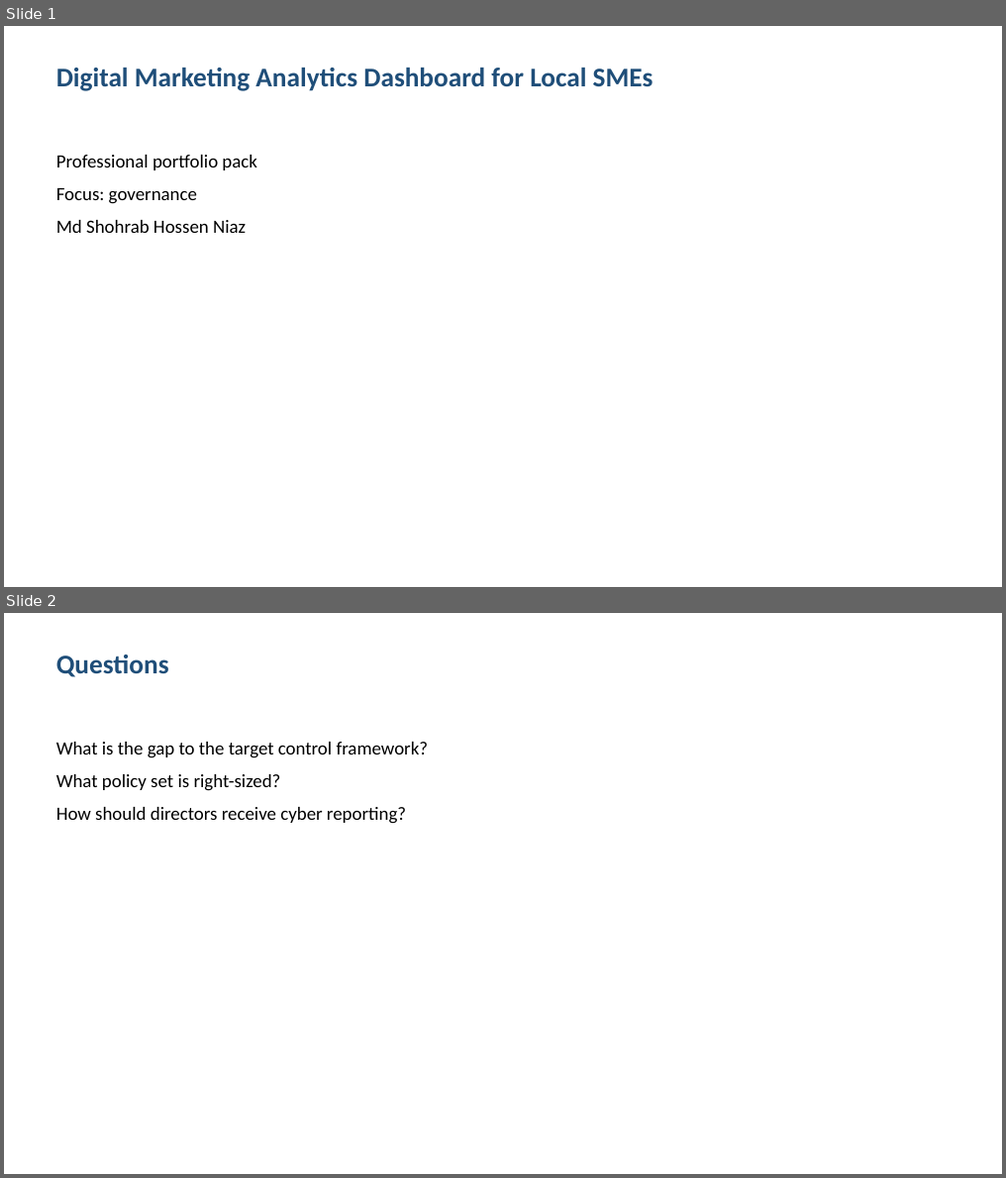
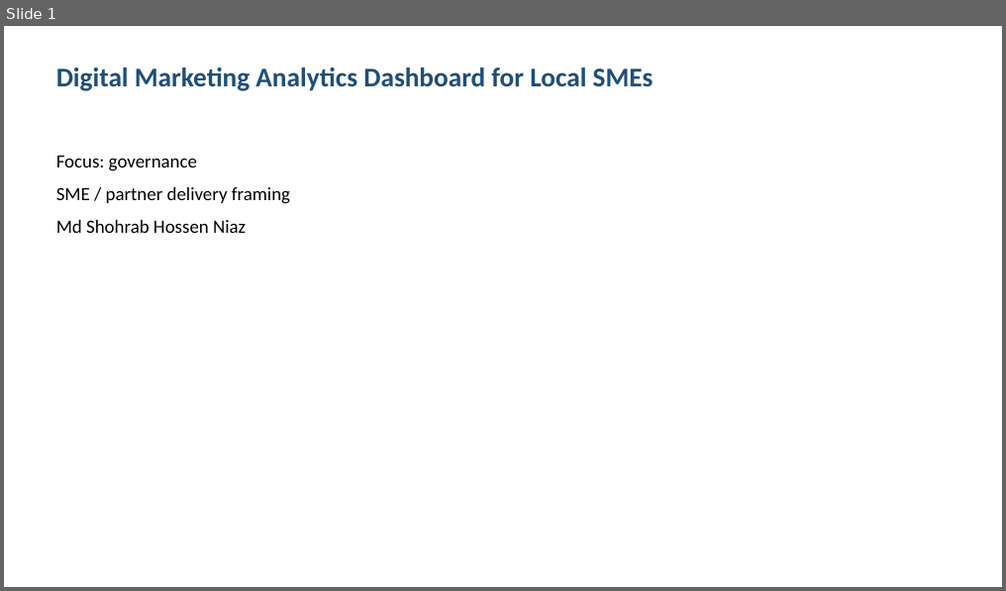
Before and after one commit to shohrabniaz/local-sme-marketing-analytics, a slide deck: Final_Submission/02_Presentation.pptx. Shown one above the other, each under a label of ours: slides 1 and 2 before the commit, slide 1 after it. The pictures are 1006x1178 and 1006x591 pixels, drawn with LibreOffice and Linux fonts; fonts in the diff are those of the drawing. Boxes give left, top, right and bottom in pixels: in the first picture for what was removed or moved away, otherwise in the second. Text is boxed around its words. In the diff, an @@ line names an element or a change of style, - is before the commit and + after.

Commit message:
Polish portfolio pack for professional showcase readiness.

```diff
--- a/Final_Submission/02_Presentation.pptx
+++ b/Final_Submission/02_Presentation.pptx
@@ slide 2 removed at (x1=4, y1=613, x2=1002, y2=1174), background #FFFFFF @@
@@ text removed at (x1=56, y1=655, x2=169, y2=677) @@
-Questions
@@ text removed at (x1=56, y1=742, x2=429, y2=824) @@
-What is the gap to the target control framework?
-What policy set is right-sized?
-How should directors receive cyber reporting?
@@ slide 1 changed as well @@
@@ text at (x1=56, y1=155, x2=257, y2=171): paragraph removed @@
-Professional portfolio pack
@@ text at (x1=56, y1=187, x2=290, y2=204): paragraph added @@
+SME / partner delivery framing
```
Also in this commit, not shown: 2 other slides changed, 1 slide added, 12 other files.
